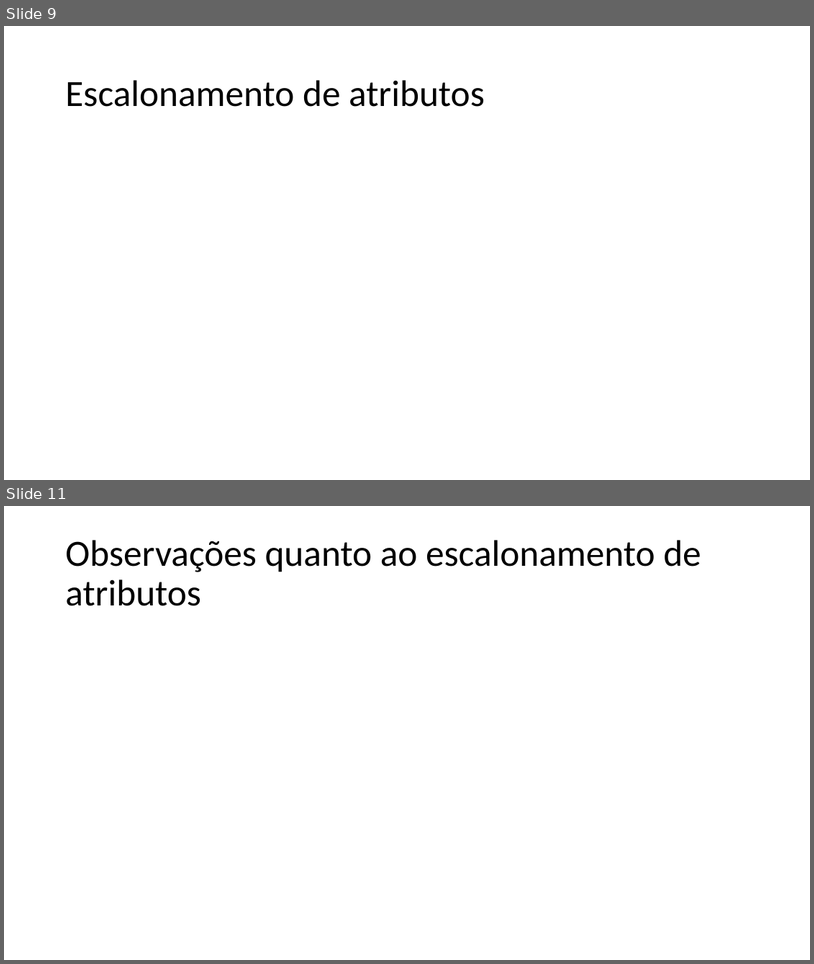
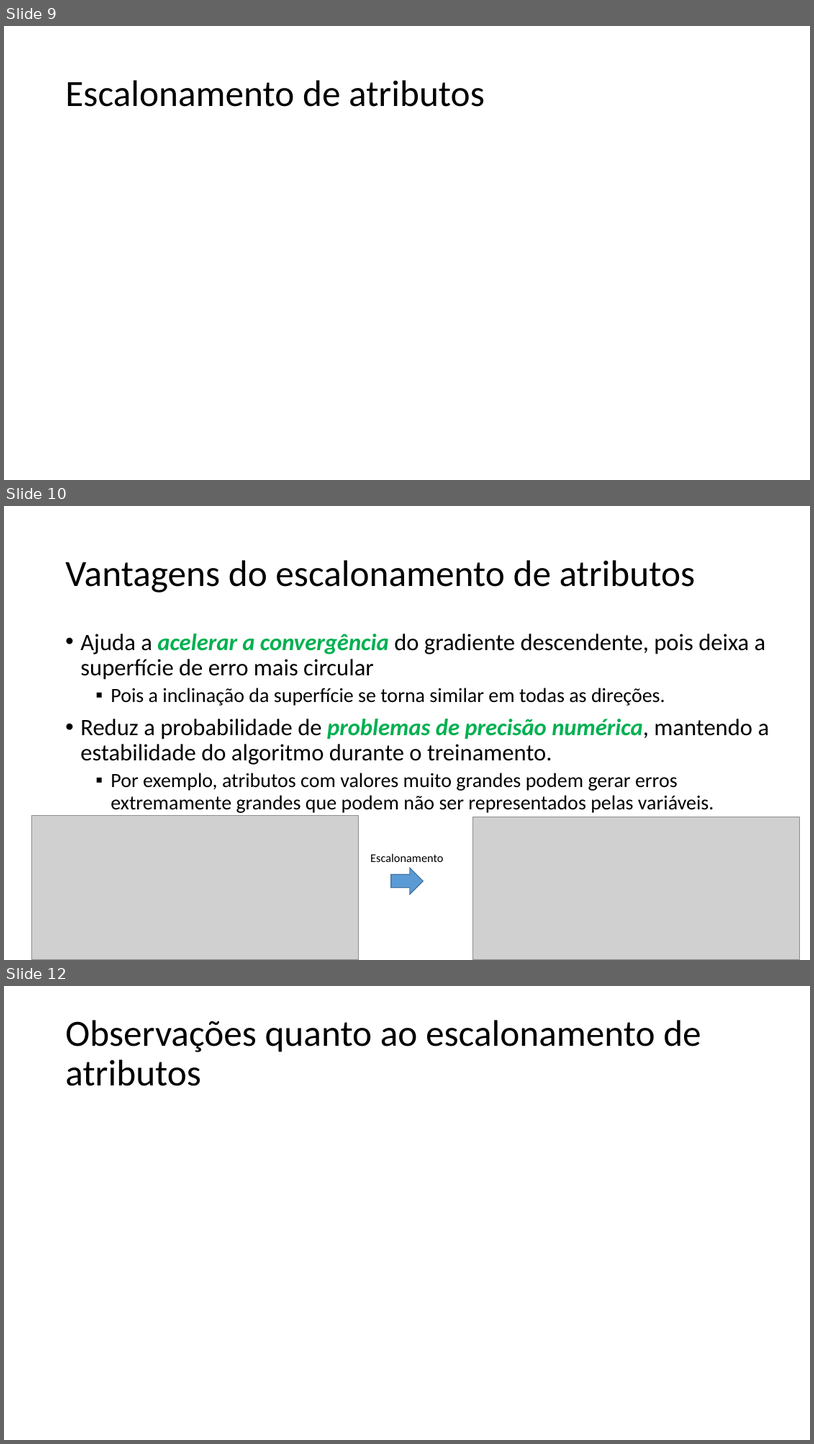
Before and after one commit to zz4fap/t319_aprendizado_de_maquina, a slide deck: slides/T319_Regressão_Linear (Escalonamento de Atributos).pptx. Shown one above the other, each under a label of ours: slides 9 and 11 before the commit, slides 9, 10 and 12 after it; the slides between them are not shown. The pictures are 814x964 and 814x1444 pixels, drawn with LibreOffice and Linux fonts; fonts in the diff are those of the drawing; grey boxes stand for pictures. Boxes give left, top, right and bottom in pixels: in the first picture for what was removed or moved away, otherwise in the second. Text is boxed around its words. In the diff, an @@ line names an element or a change of style, - is before the commit and + after.

```diff
--- a/slides/T319_Regressão_Linear (Escalonamento de Atributos).pptx
+++ b/slides/T319_Regressão_Linear (Escalonamento de Atributos).pptx
@@ slide 10 added at box(4, 506, 810, 960), background #FFFFFF @@
@@ title added at box(65, 560, 696, 592), 44 pt, text #000000 @@
+Vantagens do escalonamento de atributos
@@ text added at box(80, 633, 770, 813), 28 pt, text #000000 @@
+• Ajuda a acelerar a convergência do gradiente descendente, pois deixa a superfície de erro mais circular
+  ▪ Pois a inclinação da superfície se torna similar em todas as direções.
+• Reduz a probabilidade de problemas de precisão numérica, mantendo a estabilidade do algoritmo durante o treinamento.
+  ▪ Por exemplo, atributos com valores muito grandes podem gerar erros extremamente grandes que podem não ser representados pelas variáveis.
@@ picture added at box(32, 815, 358, 959) @@
@@ picture added at box(473, 817, 800, 960) @@
@@ text added at box(370, 853, 443, 862), 14 pt, text #000000 @@
+Escalonamento
@@ down arrow added at box(391, 867, 424, 894), fill #5B9BD5, outline #43739E 1 pt @@
@@ what was slide 11 is now slide 12 @@
```
Also in this commit, not shown: 1 other slide added, 1 slide removed, 3 other files.
